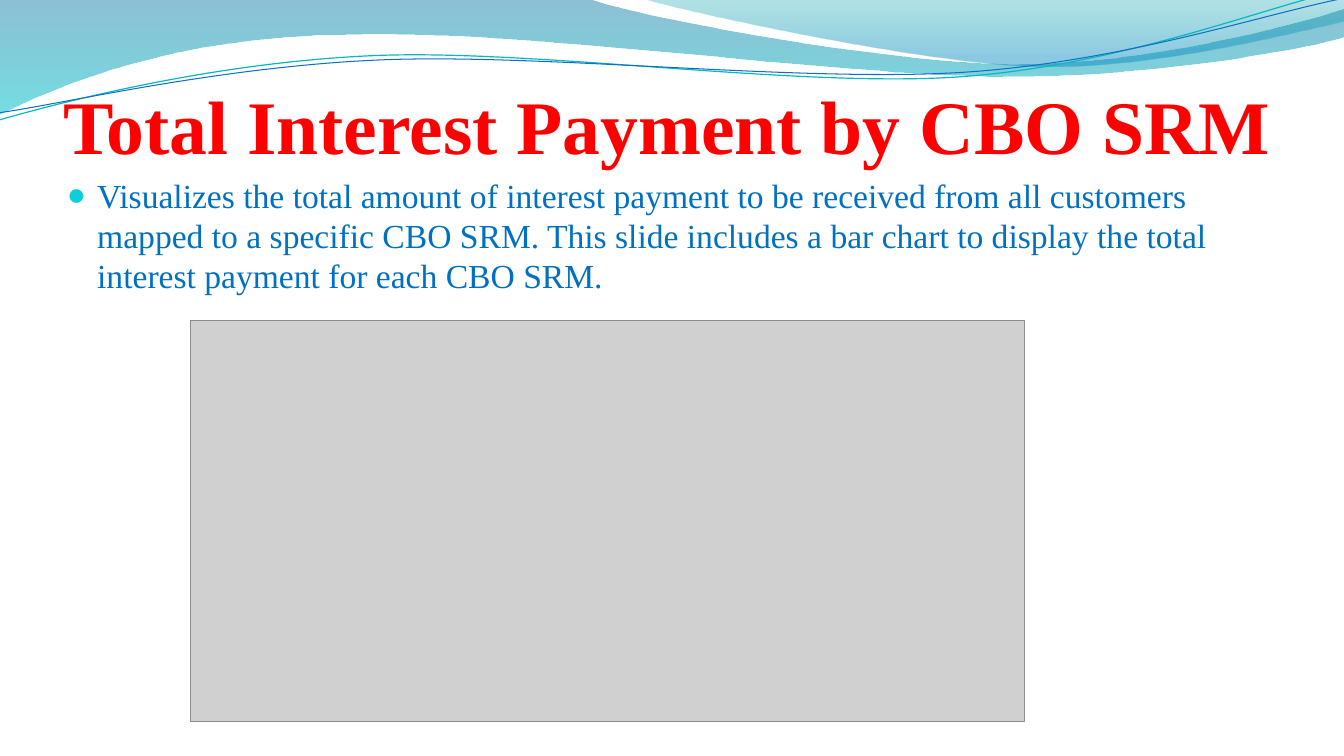
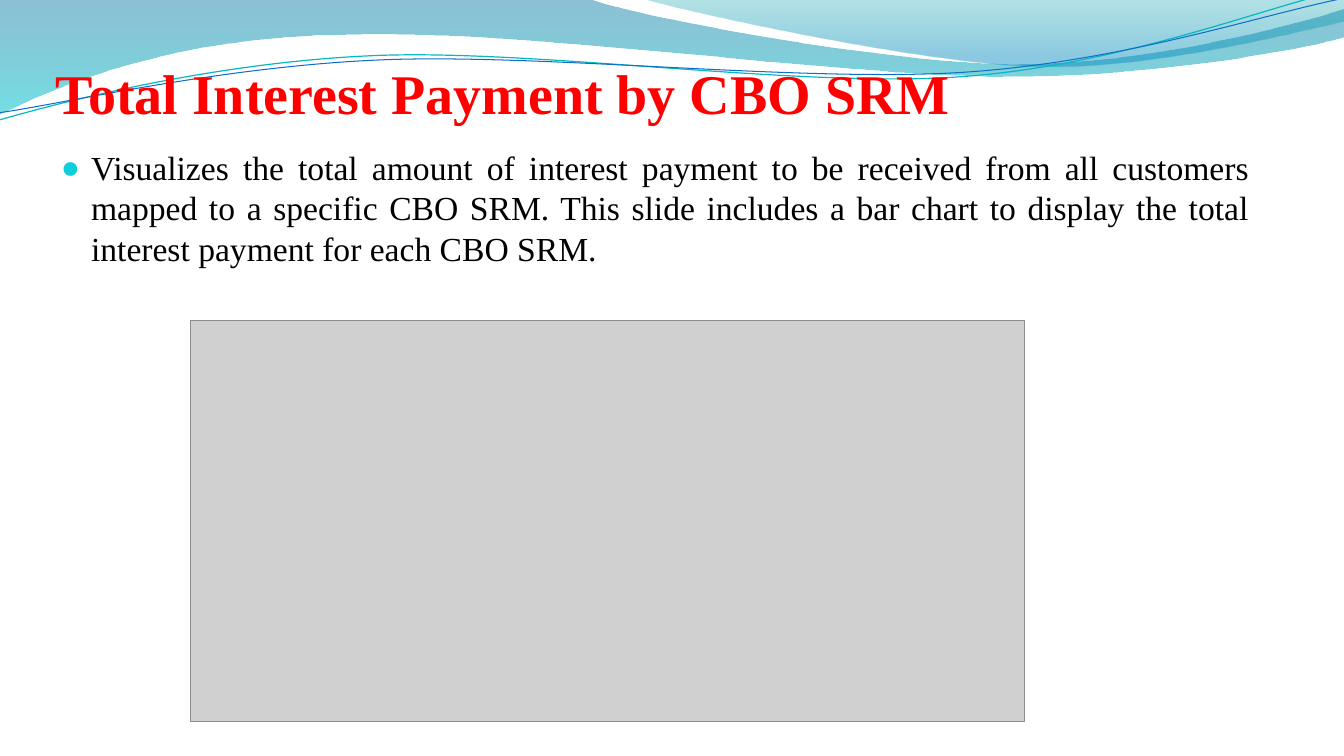
Before and after one commit to sheoranruns/Analytical-Dashboard, a slide deck: slide 9 of PPT/Data Analytics Dashboard.pptx. Drawn at 1344x756 pixels with LibreOffice and Linux fonts; fonts in the diff are those of the drawing; grey boxes stand for pictures; background and template pictures are left out. Boxes give left, top, right and bottom in pixels: in the first picture for what was removed or moved away, otherwise in the second. Text is boxed around its words. In the diff, an @@ line names an element or a change of style, - is before the commit and + after.

```diff
--- a/PPT/Data Analytics Dashboard.pptx
+++ b/PPT/Data Analytics Dashboard.pptx
@@ title "Total Interest Payment by CBO ...": place and size @@
-title "Total Interest Payment by CBO ..." at [63, 95, 1270, 169]
+title "Total Interest Payment by CBO ..." at [56, 71, 949, 125]
@@ title "Total Interest Payment by CBO ..." at [56, 71, 949, 125]: size 54 to 40 pt @@
@@ text "Visualizes the total amount of ...": place and size @@
-text "Visualizes the total amount of ..." at [97, 184, 1207, 295]
+text "Visualizes the total amount of ..." at [91, 156, 1249, 267]
@@ text "Visualizes the total amount of ..." at [91, 156, 1249, 267]: text colour #0070C0 to #000000; alignment left to justified @@
```
Also in this commit, not shown: 8 other slides changed, 1 slide added, 1 slide removed.
